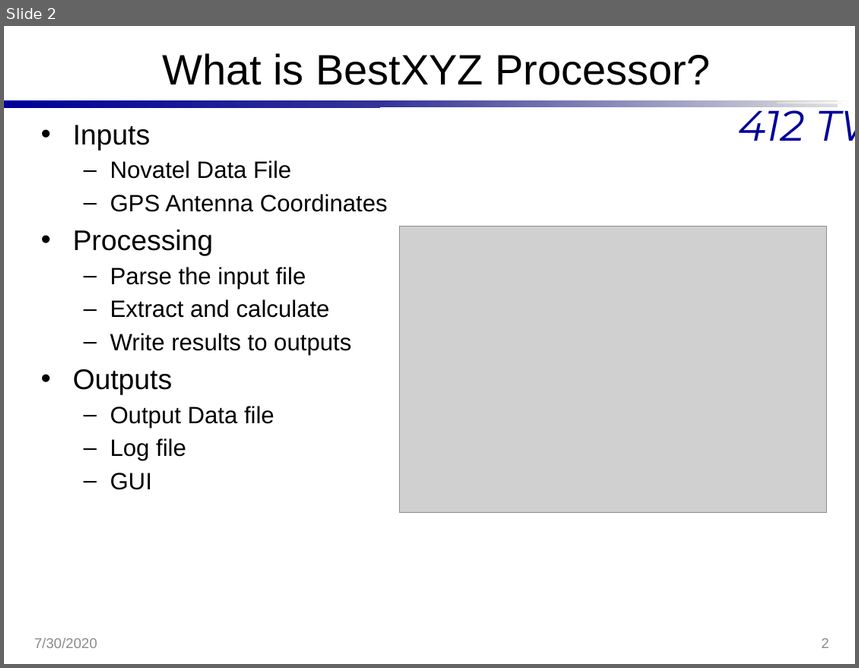
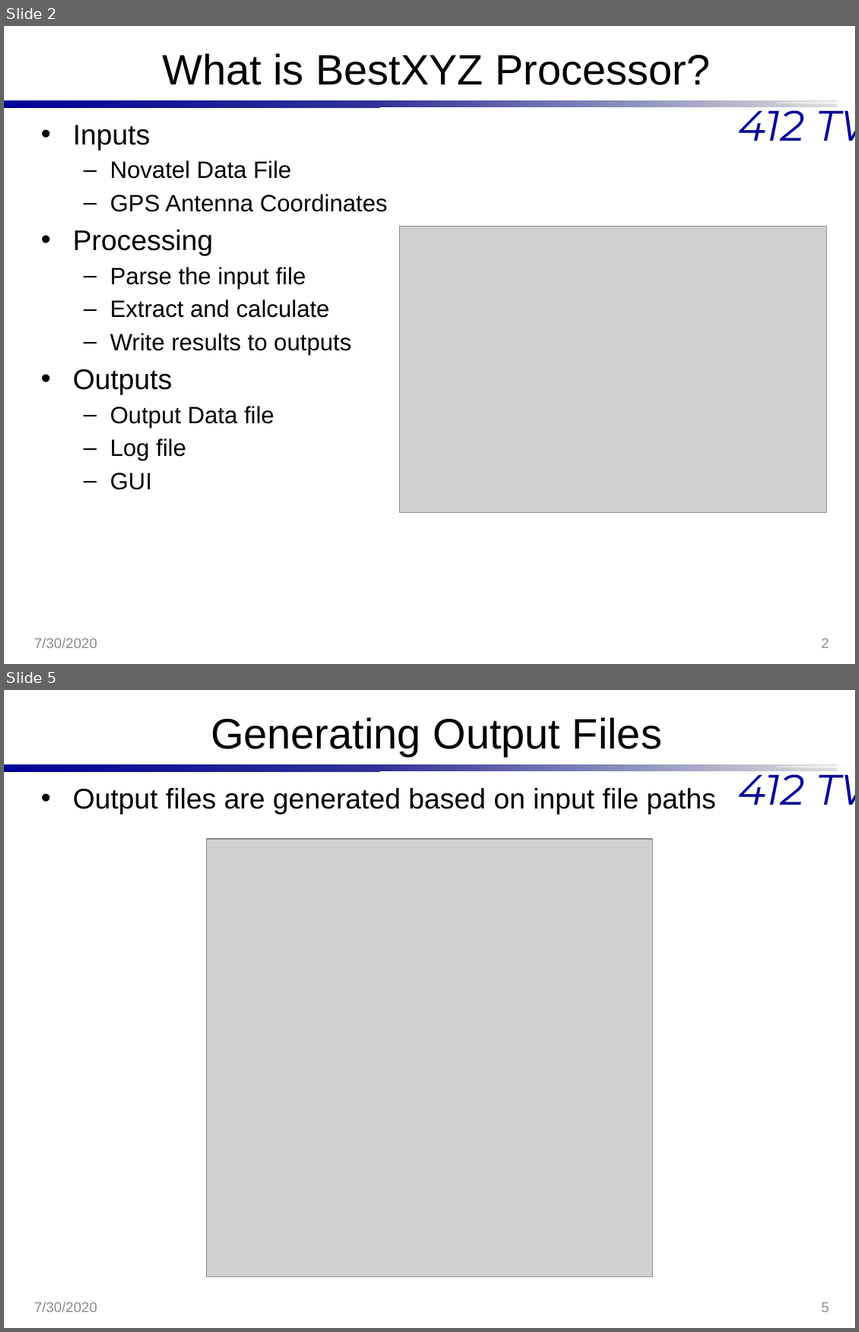
Before and after one commit to Hannsel101/PCIP_Intern_Proj_1, a slide deck: BestXYZ_Presentation.pptx. Shown one above the other, each under a label of ours: slide 2 before the commit, slides 2 and 5 after it; the slides between them are not shown. The pictures are 859x668 and 859x1332 pixels, drawn with LibreOffice and Linux fonts; fonts in the diff are those of the drawing; grey boxes stand for pictures; background and template pictures are left out. Boxes give left, top, right and bottom in pixels: in the first picture for what was removed or moved away, otherwise in the second. Text is boxed around its words. In the diff, an @@ line names an element or a change of style, - is before the commit and + after.

```diff
--- a/BestXYZ_Presentation.pptx
+++ b/BestXYZ_Presentation.pptx
@@ slide 5 added at (4, 690, 855, 1328), background #FFFFFF; not listed: 4 template elements that a slide beside it also shows @@
@@ title added at (211, 717, 662, 756), 36 pt, text #000000 @@
+Generating Output Files
@@ text added at (73, 788, 716, 814), 24 pt, text #000000 @@
+• Output files are generated based on input file paths
@@ picture added at (207, 839, 652, 1277) @@
@@ text added at (34, 1302, 97, 1312), 12 pt, text #8C8C8C @@
+7/30/2020
@@ page number added at (822, 1303, 829, 1312), 12 pt, text #8C8C8C @@
+5
```
Also in this commit, not shown: 1 slide changed, 1 other slide added, 2 other files.
